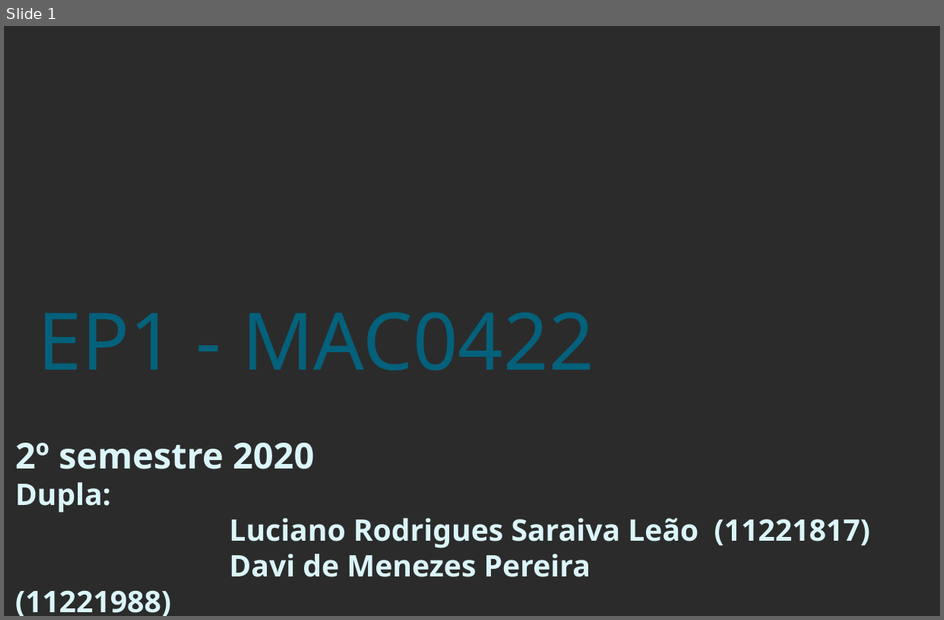
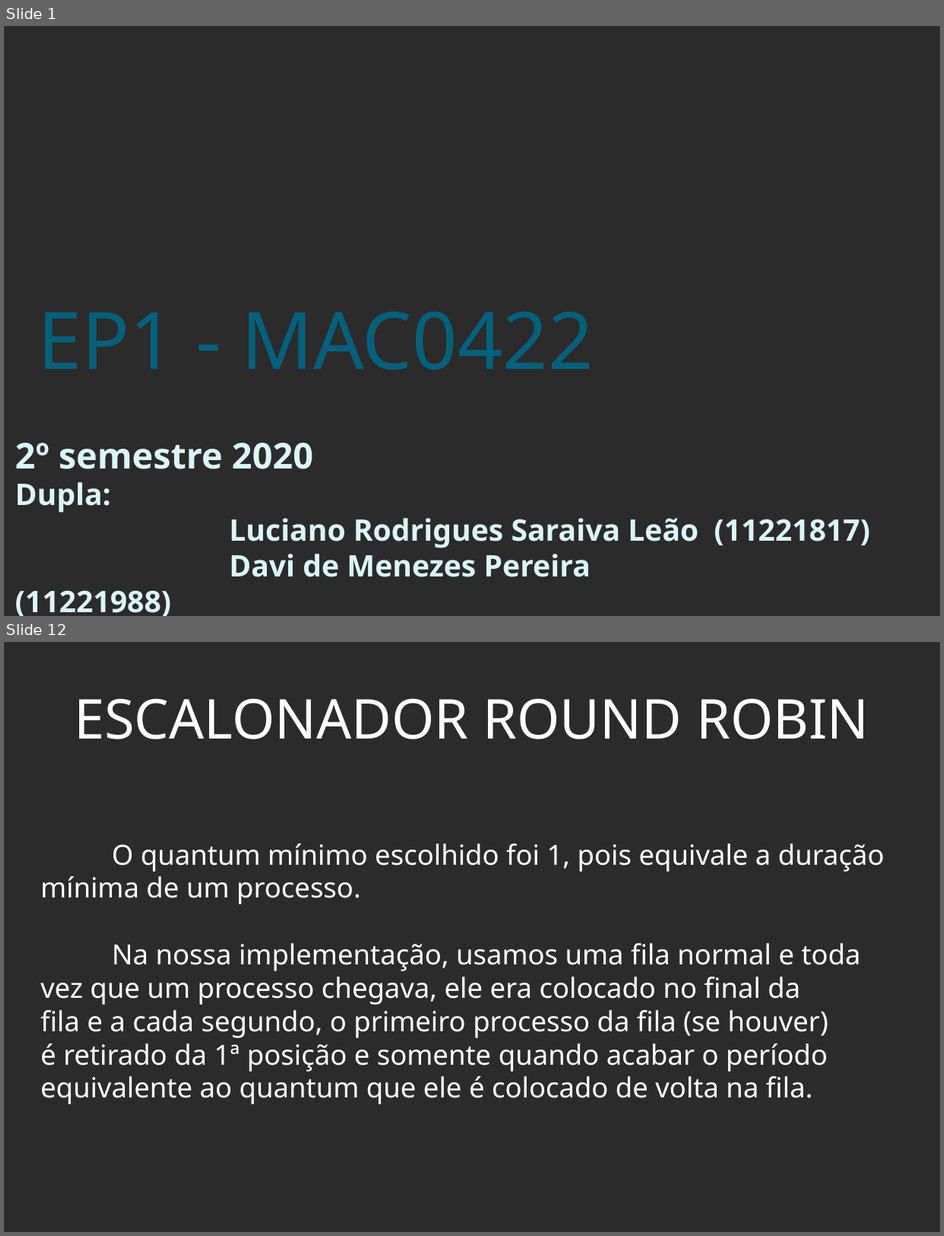
Before and after one commit to davimp/SistemasOperacionais, a slide deck: ep1/slides.odp. Shown one above the other, each under a label of ours: slide 1 before the commit, slides 1 and 12 after it; the slides between them are not shown. The pictures are 944x620 and 944x1236 pixels, drawn with LibreOffice and Linux fonts; fonts in the diff are those of the drawing; background and template pictures are left out; a plain dark background stands for a picture behind light text. Boxes give left, top, right and bottom in pixels: in the first picture for what was removed or moved away, otherwise in the second. Text is boxed around its words. In the diff, an @@ line names an element or a change of style, - is before the commit and + after.

```diff
--- a/ep1/slides.odp
+++ b/ep1/slides.odp
@@ slide 12 added at bbox=[4, 642, 940, 1232], background picture (left out) @@
@@ title added at bbox=[74, 698, 870, 739], 55.4 pt, text #FFFFFF @@
+ESCALONADOR ROUND ROBIN
@@ text added at bbox=[40, 843, 885, 1104], 28 pt, text #FFFFFF @@
+O quantum mínimo escolhido foi 1, pois equivale a duração
+mínima de um processo.
+Na nossa implementação, usamos uma fila normal e toda
+vez que um processo chegava, ele era colocado no final da
+fila e a cada segundo, o primeiro processo da fila (se houver)
+é retirado da 1ª posição e somente quando acabar o período
+equivalente ao quantum que ele é colocado de volta na fila.
@@ slide 1 changed as well @@
@@ subtitle at bbox=[15, 442, 313, 469]: size 36 to 35.9 pt in "2º semestre 2020" @@
```
Also in this commit, not shown: 10 other slides added, 2 slides removed, 1 other file.
